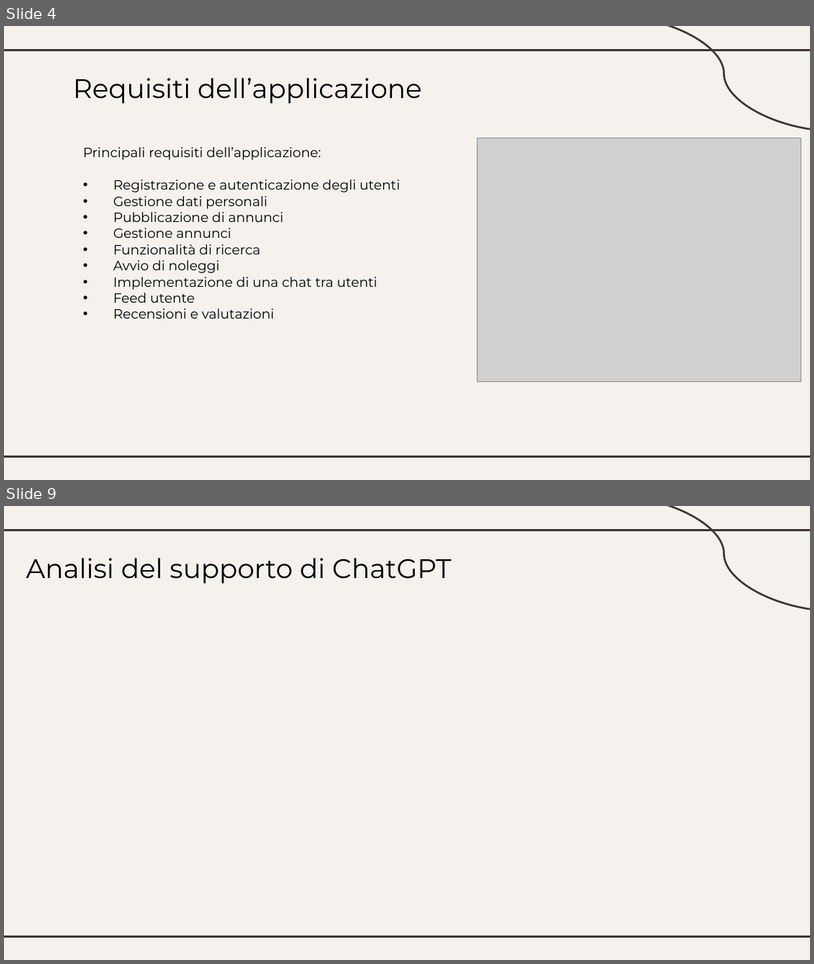
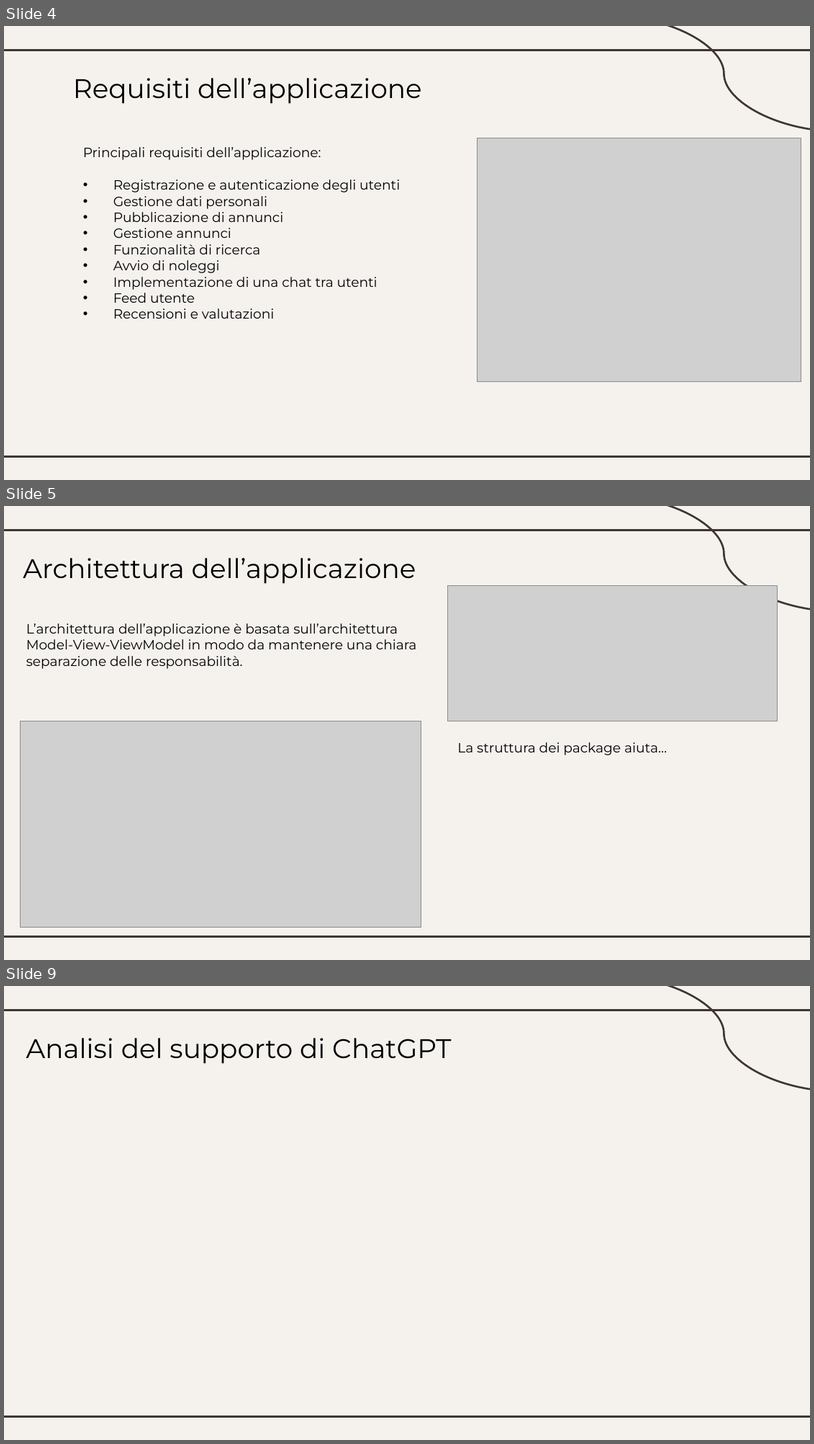
Before and after one commit to SimoneSantin/Tesi_LT_2024, a slide deck: Presentazione_LT_2024.pptx. Shown one above the other, each under a label of ours: slides 4 and 9 before the commit, slides 4, 5 and 9 after it; the slides between them are not shown. The pictures are 814x964 and 814x1444 pixels, drawn with LibreOffice and Linux fonts; fonts in the diff are those of the drawing; grey boxes stand for pictures. Boxes give left, top, right and bottom in pixels: in the first picture for what was removed or moved away, otherwise in the second. Text is boxed around its words. In the diff, an @@ line names an element or a change of style, - is before the commit and + after.

```diff
--- a/Presentazione_LT_2024.pptx
+++ b/Presentazione_LT_2024.pptx
@@ slide 5 added at bbox=[4, 506, 810, 960], background #F5F2EE; not listed: 3 template elements that a slide beside it also shows @@
@@ title added at bbox=[23, 558, 417, 584], 32 pt, text #000000 @@
+Architettura dell’applicazione
@@ picture added at bbox=[448, 585, 777, 721] @@
@@ text added at bbox=[26, 623, 417, 669], 16 pt, text #000000 @@
+L’architettura dell’applicazione è basata sull’architettura Model-View-ViewModel in modo da mantenere una chiara separazione delle responsabilità.
@@ picture added at bbox=[21, 721, 422, 926] @@
@@ text added at bbox=[458, 742, 667, 755], 16 pt, text #000000 @@
+La struttura dei package aiuta…
```
Also in this commit, not shown: 1 slide changed, 2 other slides added, 3 slides removed.
